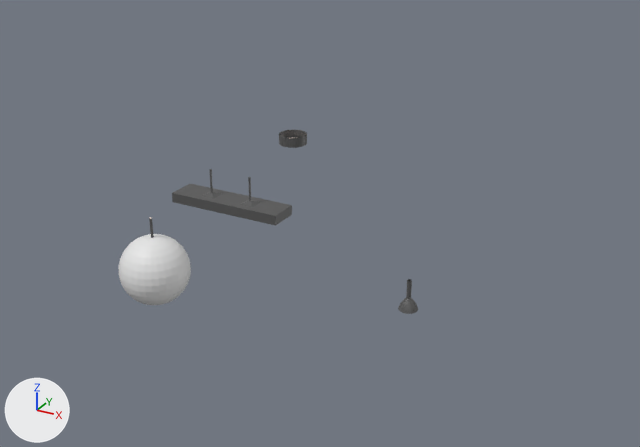
One commit to the Blender file Assets/Models/LightFixtures/fixtures.blend: the scene before it, then after it.
The view is the same before and after, from a 50 mm camera at (3.85, -4.51, 2.5) aimed at (1.13, 0.45, 0.02). Lighting does not change. The marker at lower left points along +X, +Y and +Z.

Before the edit, the objects in view are built like this:
```python
me_cube_001 = bpy.data.meshes.new('Cube.001')
me_cube_001.from_pydata(...)  # 134 vertices, 130 faces; spans x -0.5..0.5, y -0.125..0.125, z -0.291..0.013
# faces by material slot: [106, 24]
me_cube_001.materials.append(mat_base)  # dark grey #585858
me_cube_001.materials.append(mat_light)  # white #e7d7ce
me_cylinder_001 = bpy.data.meshes.new('Cylinder.001')
me_cylinder_001.from_pydata(...)  # 514 vertices, 529 faces; spans x -0.261..0.261, y -0.261..0.261, z -0.67..0.0
# faces by material slot: [16, 512, 1]
me_cylinder_001.materials.append(mat_base)  # dark grey #585858
me_cylinder_001.materials.append(mat_material)  # white #e7e7e7
me_cylinder_001.materials.append(mat_light)  # white #e7d7ce
ob_disco = bpy.data.objects.new('Disco', me_cylinder_001)
ob_disco.location = (0.0, 0.0, 0.0)
ob_hanginglight = bpy.data.objects.new('HangingLight', me_cube_001)
ob_hanginglight.location = (0.0, 1.0, 0.0)
```
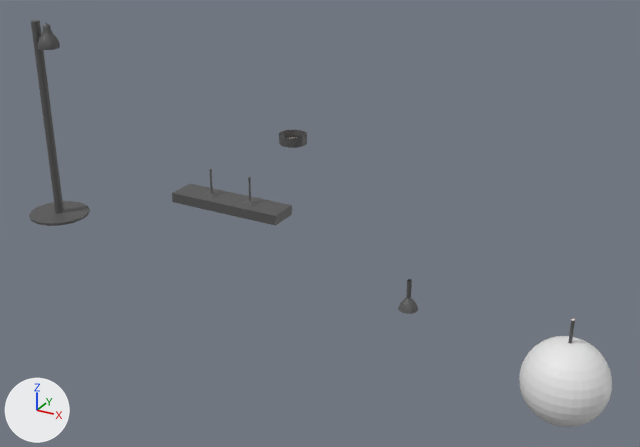
Boxes [x1, y1, x2, y2] around the edits, measured in the pictures (640 x 447 px):
'Disco', moved: before [119, 217, 191, 305]; after [519, 319, 612, 427]
'StandingLamp', added: after [29, 20, 90, 226]
'LampBulb', added: after [38, 23, 60, 50]

Patch to the scene script:
```diff
--- a/Assets/Models/LightFixtures/fixtures.blend.py
+++ b/Assets/Models/LightFixtures/fixtures.blend.py
@@ me_circle @@
+me_circle.from_pydata(...)  # 65 vertices, 64 faces; spans x -0.2..0.2, y -0.2..0.2, z 0.0..1.317
+me_circle.polygons.foreach_set('use_smooth', [True] * 64)
+me_circle.materials.append(mat_base)  # dark grey #585858
@@ me_circle_002 @@
+me_circle_002.from_pydata(...)  # 114 vertices, 128 faces; spans x -0.066..0.066, y -0.066..0.066, z -0.138..0.02
+me_circle_002.polygons.foreach_set('use_smooth', [True] * 128)
+# faces by material slot: [112, 16]
+me_circle_002.materials.append(mat_base)  # dark grey #585858
+me_circle_002.materials.append(mat_light)  # white #e7d7ce
@@ ob_disco @@
 ob_disco = bpy.data.objects.new('Disco', me_cylinder_001)
-ob_disco.location = (0.0, 0.0, 0.0)
+ob_disco.location = (3.0, 0.0, 0.0)
@@ ob_lampbulb @@
+ob_lampbulb = bpy.data.objects.new('LampBulb', me_circle_002)
+ob_lampbulb.parent = ob_standinglamp
+ob_lampbulb.location = (0.0916, 0.0, 1.296)
@@ ob_standinglamp @@
+ob_standinglamp = bpy.data.objects.new('StandingLamp', me_circle)
+ob_standinglamp.location = (-0.417, -0.448, 0.111)
```
